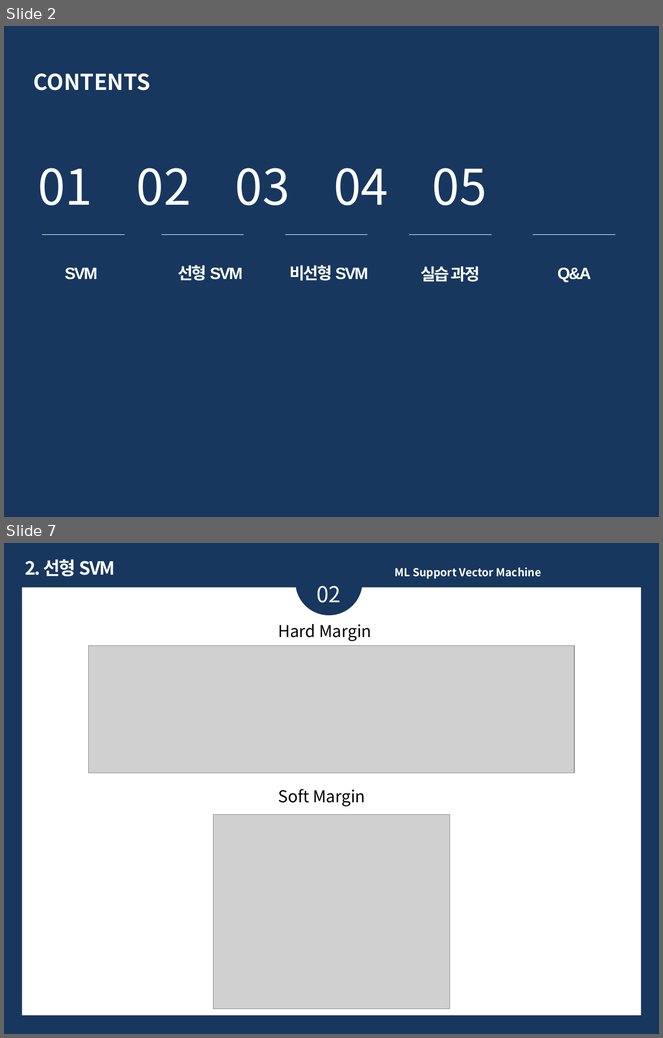
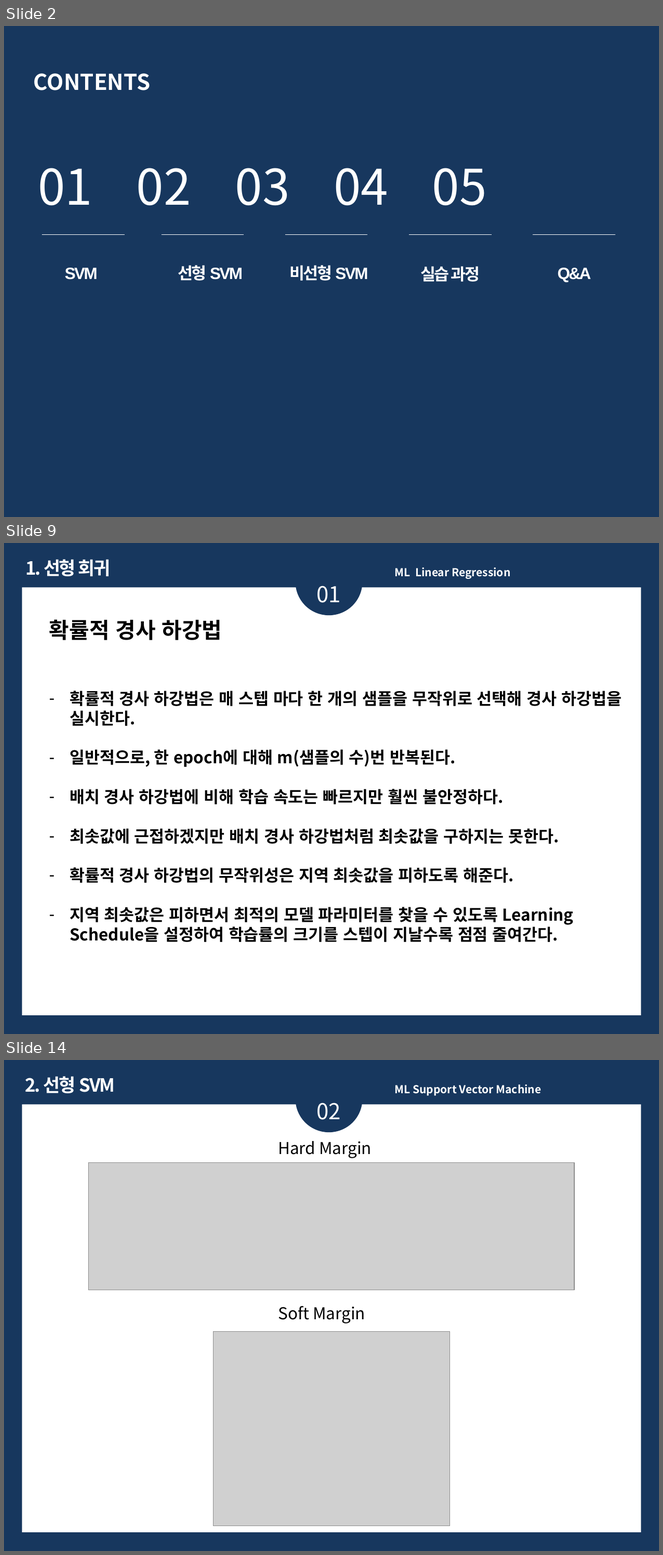
Before and after one commit to ykykyk112/machine_learning, a slide deck: sklearn_exercise/Linear_Regression_Review.pptx. Shown one above the other, each under a label of ours: slides 2 and 7 before the commit, slides 2, 9 and 14 after it; the slides between them are not shown. The pictures are 663x1038 and 663x1555 pixels, drawn with LibreOffice and Linux fonts; fonts in the diff are those of the drawing; grey boxes stand for pictures. Boxes give left, top, right and bottom in pixels: in the first picture for what was removed or moved away, otherwise in the second. Text is boxed around its words. In the diff, an @@ line names an element or a change of style, - is before the commit and + after.

Commit message:
2021.02.07 Linear Regression Review File 추가
- Gradient Descent
- Polynomial Regression
- Learning Curve

```diff
--- a/sklearn_exercise/Linear_Regression_Review.pptx
+++ b/sklearn_exercise/Linear_Regression_Review.pptx
@@ slide 9 added at (x1=4, y1=543, x2=659, y2=1034), background #17375E @@
@@ ellipse added at (x1=296, y1=548, x2=362, y2=615), fill #17375E @@
@@ text added at (x1=26, y1=559, x2=111, y2=576), 20 pt, text #FFFFFF, bold @@
+1. 선형 회귀
@@ text added at (x1=395, y1=567, x2=510, y2=579), 12 pt, text #FFFFFF, bold @@
+ML Linear Regression
@@ rectangle added at (x1=22, y1=588, x2=642, y2=1016), fill #FFFFFF @@
@@ text added at (x1=317, y1=586, x2=341, y2=603), 24 pt, text #FFFFFF @@
+01
@@ text added at (x1=49, y1=619, x2=622, y2=942), 18 pt, text #000000, bold @@
+확률적 경사 하강법
+– 확률적 경사 하강법은 매 스텝 마다 한 개의 샘플을 무작위로 선택해 경사 하강법을 실시한다.
+– 일반적으로, 한 epoch에 대해 m(샘플의 수)번 반복된다.
+– 배치 경사 하강법에 비해 학습 속도는 빠르지만 훨씬 불안정하다.
+– 최솟값에 근접하겠지만 배치 경사 하강법처럼 최솟값을 구하지는 못한다.
+– 확률적 경사 하강법의 무작위성은 지역 최솟값을 피하도록 해준다.
+– 지역 최솟값은 피하면서 최적의 모델 파라미터를 찾을 수 있도록 Learning Schedule을 설정하여 학습률의 크기를 스텝이 지날수록 점점 줄여간다.
@@ what was slide 7 is now slide 14 @@
```
Also in this commit, not shown: 1 slide changed, 6 other slides added.
